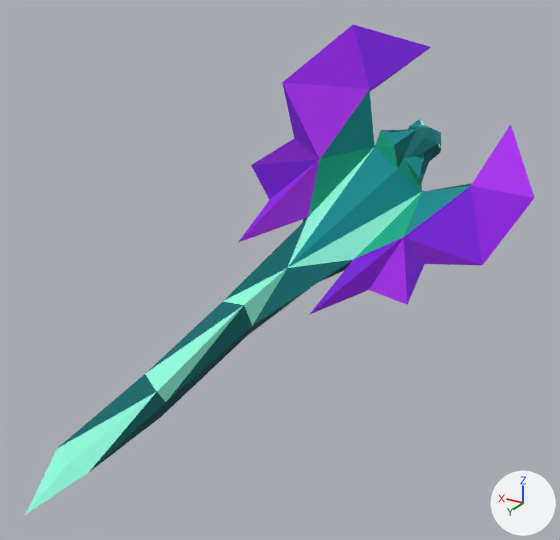
The glTF model models/player_toxic_blowpipe.glb: old version first, new version second.
Camera for both pictures: a camera (50 mm lens) standing at (-94.0, 84.1, 266.2) and looking at (-38.3, -8.7, 219.8). Every picture has the same lights, and +X, +Y and +Z are marked at lower right. The picture after the commit comes second. Both versions are drawn at full value of the shape key '73' of 'Mesh_0'; the numbers are the values there. Vertices at exactly the same position are counted once.
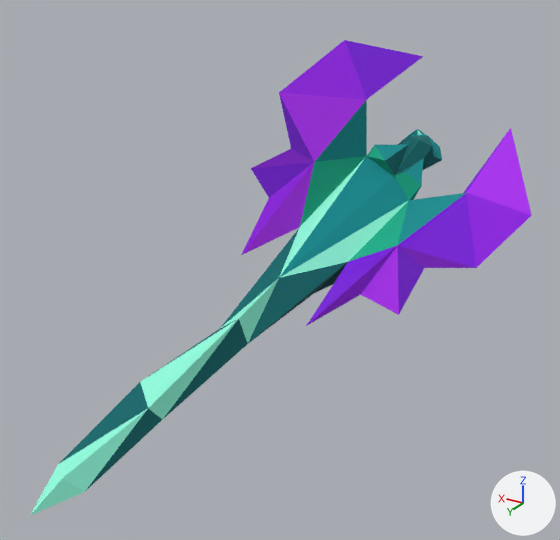
Location of each change, (x1, y1, x2, y2) in pixels of the pictures (560 x 540 px):
'Mesh_0', reshaped, moved, rescaled: before (26, 25, 534, 514); after (30, 40, 532, 515)

The change in detail:
me_mesh_0 is used by ob_mesh_0; location (-9.5, -113.1, 103.3); scale (308.0, 308.0, 308.0).
me_mesh_0 had 76 vertices, 143 faces and spanned x -0.189..-0.023, y 0.202..0.455, z 0.283..0.484.
me_mesh_0 now has 76 vertices, 143 faces and spans x -0.198..-0.033, y 0.206..0.455, z 0.283..0.477.
me_mesh_0 part 1: 76 of 76 vertices moved; they spanned x -0.189..-0.023, y 0.202..0.455, z 0.283..0.484 and now span x -0.198..-0.033, y 0.206..0.455, z 0.283..0.477; mean shift (-0.007, 0.004, -0.004).
Object 'Mesh_0' (ob_mesh_0) moves from (-9.5, -113.1, 103.3) to (-6.7, -113.9, 102.8).
Object 'Mesh_0' (ob_mesh_0) is rescaled from (308.0, 308.0, 308.0) to (309.0, 309.0, 309.0).
